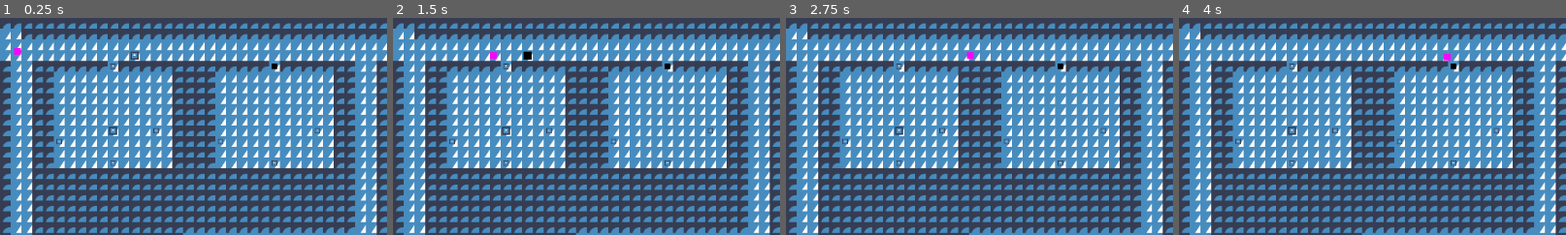
Above: before the commit, frames 1-4 (left to right).
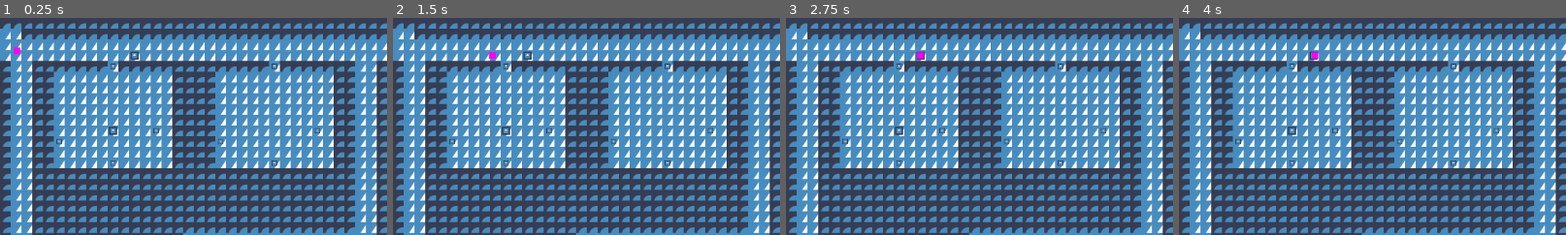
Above: after the commit, the same moments.

Repository: Nathpett/City-Navigation-Project
Game: Godot game, scene res://main.tscn
Two runs of this game, one before a commit and one after it. Both use one fixed random seed, a clock stepped at 60 frames per second and the inputs below. The engine's default icon, where the game draws it, is replaced by a stand-in: a white triangle on a blue panel in a dark square.
Inputs:
- Up to frame 1 (0.25 s): no input
- Up to frame 2 (1.5 s): tap Enter at 0.5 s
- Up to frame 3 (2.75 s): no input
- Up to frame 4 (4 s): no input
The pictures show only the part of the screen within x 0-50%, y 0-50%; the shares and areas given below are measured in that part.

The runs differ from the first frame. In frame 1, less than 0.1% of the frame differs, in the area x 3-72%, y 13-24%; in frame 2, 0.1%; in frame 3, 0.2%; in frame 4, 0.2%, in the area x 33-72%, y 15-24%.
Error after the commit: Invalid call to function 'pick_up' in base 'CharacterBody2D (npc.gd)'. Expected 0 arguments. (res://state/seek.gd:24)

Commit message:
smoothed out states

Diff:
--- a/npc.gd
+++ b/npc.gd
@@ -21,13 +21,8 @@
 	$StateMachine.push_state("wander")
 
 
-func set_target(new_goal_position: Vector2):
-	movement_target_position = new_goal_position
-	call_deferred("actor_setup")
-
-
 func look() -> Array: # ONLY CALL IN PHYSICS PROCESS
-	var space_state = get_world_2d().direct_space_state # TODO THIS DOESNT FILTER
+	var space_state = get_world_2d().direct_space_state
 	var true_seen = []
 	for thing in in_sight_range:
 		var query = PhysicsRayQueryParameters2D.create(global_position, thing.global_position, 1)
@@ -37,18 +32,23 @@
 	return true_seen
 
 
+func pick_up() -> void:
+	pass # TODO NEXT
+
+
 func actor_setup():
 	await get_tree().physics_frame
 	set_movement_target(movement_target_position)
 
 
 func set_movement_target(movement_target: Vector2):
-	navigation_agent.target_position = movement_target
+	movement_target_position = movement_target
+	navigation_agent.target_position = movement_target_position
 
 
 func _physics_process(_delta):
 	if navigation_agent.is_navigation_finished() and !navigation_agent.is_target_reached():
-		actor_setup()
+		set_movement_target(movement_target_position)
 
 	var current_agent_position: Vector2 = global_position
 	var next_path_position: Vector2 = navigation_agent.get_next_path_position()
--- a/state/seek.gd
+++ b/state/seek.gd
@@ -7,9 +7,8 @@
 
 func enter() -> void:
 	super.enter()
-	cycle_freq = 1
+	cycle_freq = 0.5
 	target = parameters["target"]
-	target.modulate = Color.BLACK
 	state_owner.navigation_agent.connect("navigation_finished", Callable(self, "_exit_condition_met"))
 
 
@@ -18,9 +17,9 @@
 		return
 
 	cycle_timer.start(cycle_freq)
-	state_owner.set_target(target.global_position)
+	state_owner.set_movement_target(target.global_position)
 
 
 func _exit_condition_met() -> void:
-	target.queue_free()
+	state_owner.pick_up(target)
 	emit_signal("state_concluded")
--- a/state/wander.gd
+++ b/state/wander.gd
@@ -3,7 +3,7 @@
 
 var target_building
 var stops: Array
-var next_stop
+var next_stop = null
 
 func enter() -> void:
 	super.enter()
@@ -13,15 +13,17 @@
 func pause() -> void:
 	super.pause()
 	stops.insert(0, next_stop)
+	next_stop = null
 
 
 func _physics_process(delta):
 	if stops.size() == 0:
 		populate_stops()
 	if state_owner.navigation_agent.is_navigation_finished():
+		next_stop = null
+	if next_stop == null:
 		next_stop = stops.pop_front()
-		state_owner.set_target(next_stop.global_position)
-		next_stop.modulate = Color.BLACK
+		state_owner.set_movement_target(next_stop.global_position)
 	if !cycle_timer.is_stopped():
 		return
 
